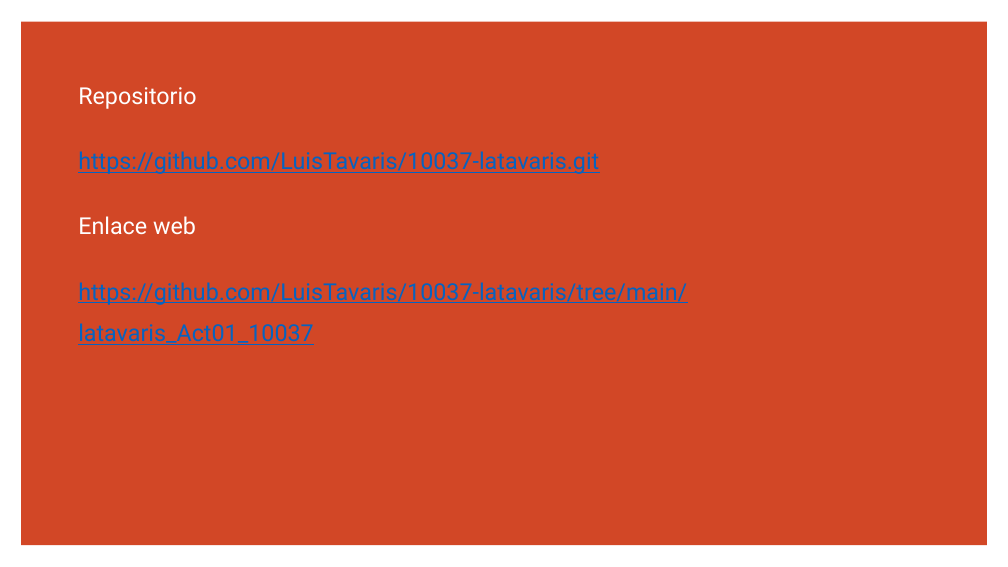
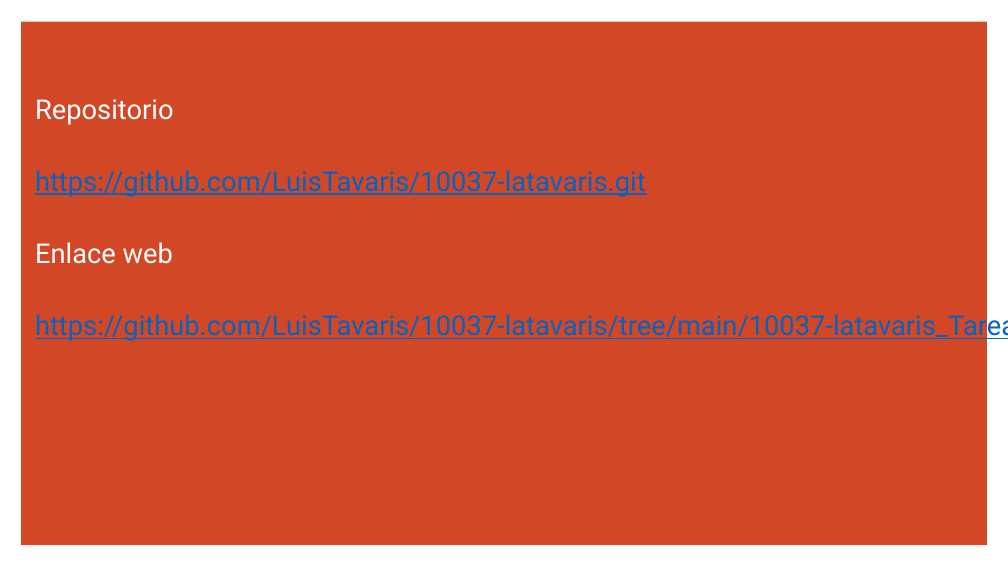
Before and after one commit to LuisTavaris/10037-latavaris, a slide deck: slide 2 of 10037-latavaris_TareaInd01/Archivo Power Paint/10037-latavaris_TareaInd01.pptx. Drawn at 1008x567 pixels with LibreOffice and Linux fonts; fonts in the diff are those of the drawing. Boxes give left, top, right and bottom in pixels: in the first picture for what was removed or moved away, otherwise in the second. Text is boxed around its words. In the diff, an @@ line names an element or a change of style, - is before the commit and + after.

```diff
--- a/10037-latavaris_TareaInd01/Archivo Power Paint/10037-latavaris_TareaInd01.pptx
+++ b/10037-latavaris_TareaInd01/Archivo Power Paint/10037-latavaris_TareaInd01.pptx
@@ subtitle "Repositorio": place and size @@
-subtitle "Repositorio" at bbox=[78, 87, 687, 345]
+subtitle "Repositorio" at bbox=[35, 99, 1008, 342]
@@ subtitle at bbox=[35, 99, 646, 264]: size 22.2 to 26 pt in "Repositorio", "https://github.com/LuisTavaris/10037-latavaris.git", "Enlace web" @@
@@ subtitle at bbox=[35, 310, 1008, 342]: text changed; size 22.2 to 26 pt @@
-https://github.com/LuisTavaris/10037-latavaris/tree/main/latavaris_Act01_10037
+https://github.com/LuisTavaris/10037-latavaris/tree/main/10037-latavaris_TareaInd01
```
Also in this commit, not shown: 34 other files.
